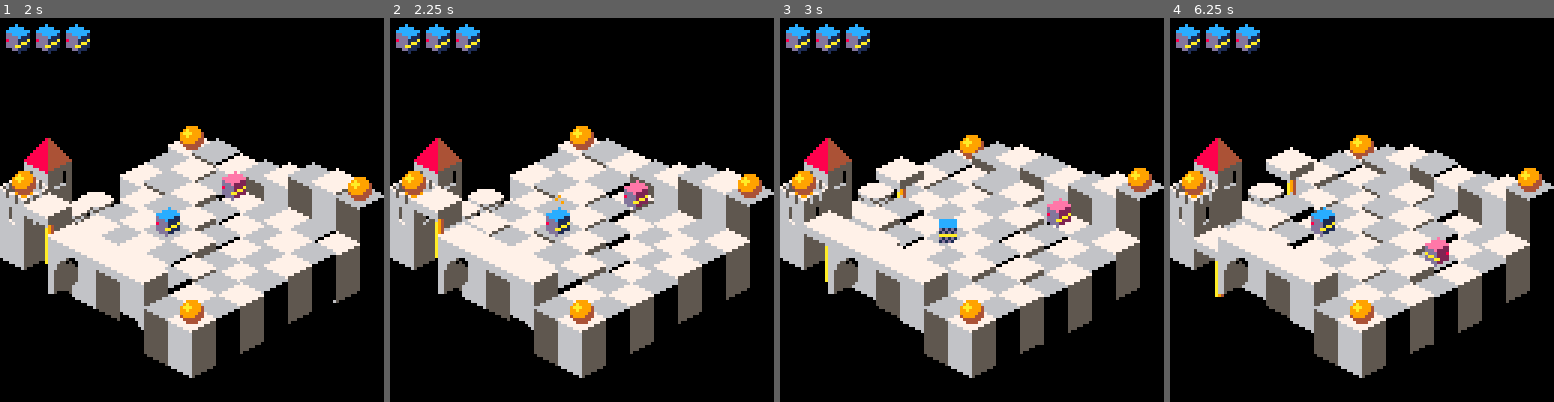
Above: before the commit, frames 1-4 (left to right).
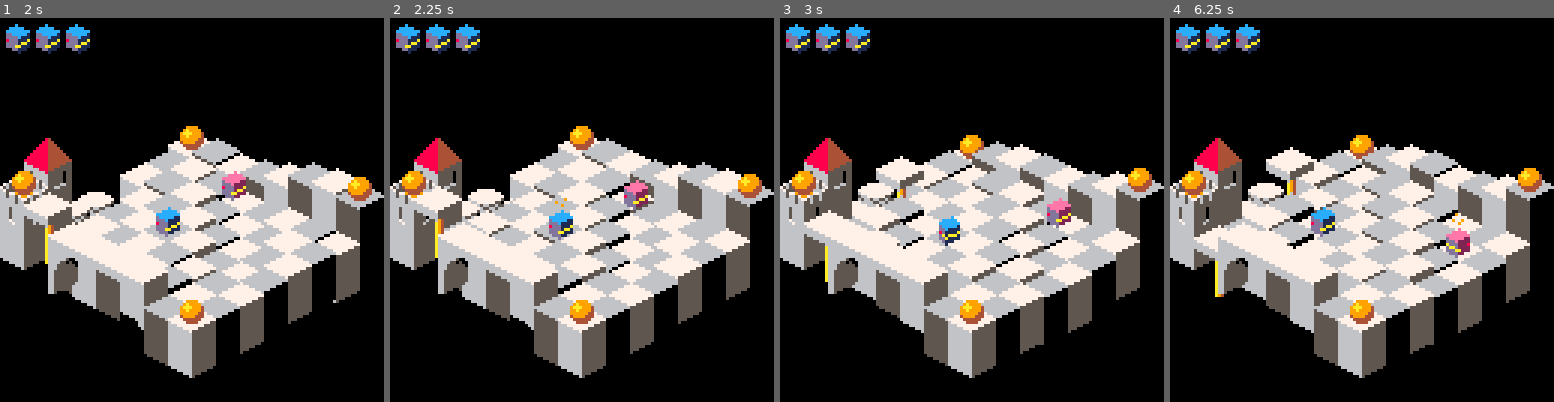
Above: after the commit, the same moments.

Repository: erwinbonsma/BumbleBotsPico8
Game: PICO-8 cartridge rolmops.p8
Same seed, same stepped clock (60 frames per second), same inputs: the game is played once before the commit and once after it.
Inputs:
- Up to frame 1 (2 s): tap O (Z key) at 0.7, 1.7 s; hold Right from 1.6 s (still down)
- Up to frame 2 (2.25 s): release Right at 2.1 s; tap O (Z key) at 2.1 s; hold Up from 2.15 s (still down)
- Up to frame 3 (3 s): release Up at 2.42 s; hold Right from 2.47 s (still down); tap O (Z key) at 2.5, 2.9 s
- Up to frame 4 (6.25 s): release Right at 3.03 s; hold Left 3.08-3.58 s; tap O (Z key) every 0.4 s from 3.3 to 6.1 s; hold Down 3.63-3.97 s; hold Right 4.02-4.68 s; hold Up 4.73-5.03 s; hold Left 5.08-5.68 s; hold Down 5.73-6.03 s; hold Right from 6.08 s (still down)

Frame 1 is identical in both runs. In frame 2, 0.3% of the frame differs, in the area x 40-48%, y 46-58%; in frame 3, 0.1%; in frame 4, 0.7%, in the area x 66-79%, y 50-65%.

Commit message:
Minor fix to movement
Now mover visibly moves again before bumping.

Diff:
--- a/rolmops.p8
+++ b/rolmops.p8
@@ -444,7 +444,7 @@
   local relmov=(
    self.mov+self.mov_max
   )%self.mov_max
-  if relmov==self.mov_del then
+  if relmov==2*self.mov_del-1 then
    -- about to enter next unit
    local to_unit=self.unit:neighbour(
     (
